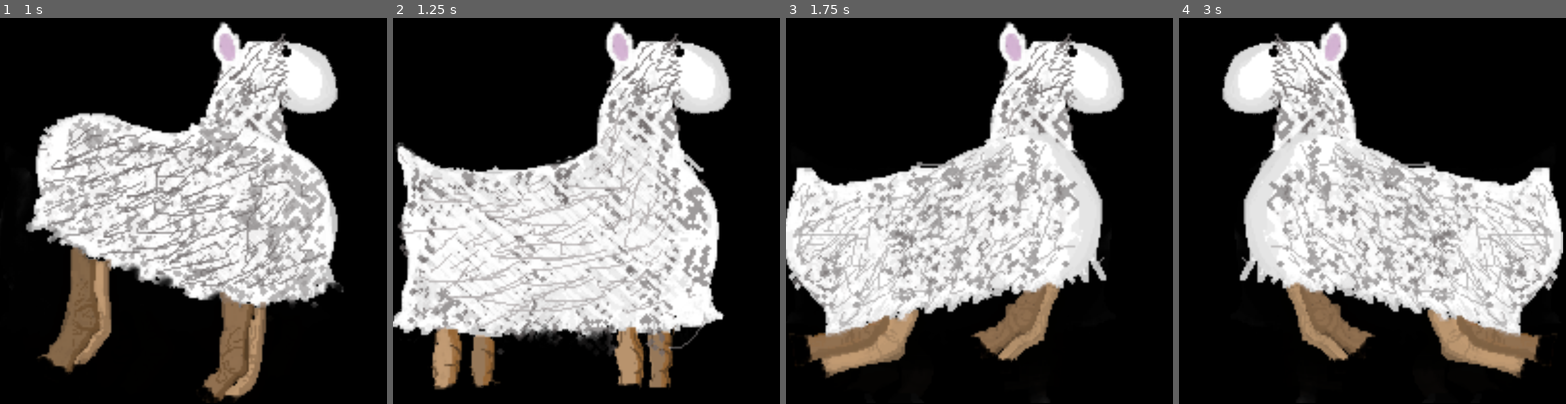
Above: before the commit, frames 1-4 (left to right).
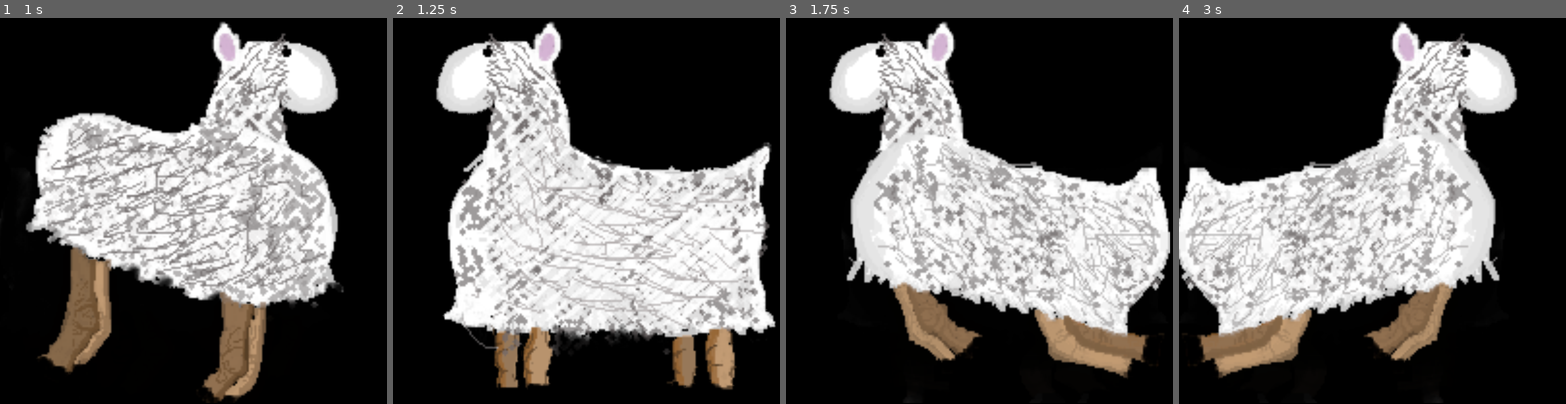
Above: after the commit, the same moments.

Repository: z3r0m3110n-ctrl/desktopPet
Game: Godot game, scene res://mainScene.tscn
Two runs of this game, one before a commit and one after it. Both use one fixed random seed, a clock stepped at 60 frames per second and the inputs below.
Inputs (mouse positions are in pixels of both pictures, inside the frame that each line leads up to):
- Up to frame 1 (1 s): tap Enter at 0.5 s; drag from (189, 207) to (232, 126) at 0.52 s
- Up to frame 2 (1.25 s): no input
- Up to frame 3 (1.75 s): drag from (902, 230) to (960, 288) at 1.27 s
- Up to frame 4 (3 s): move the mouse to (1411, 126) at 2.02 s; hold Right 2.03-2.75 s; tap Alt at 2.1 s; click (1411, 126) at 2.17 s; drag from (1353, 288) to (1256, 153) at 2.77 s

Frame 1 is identical in both runs. In frame 2, 52% of the frame differs, in the area x 0-99%, y 0-97%; in frame 3, 53%, in the area x 0-100%, y 0-94%; in frame 4, 53%.
Error after the commit: Invalid access of index '0' on a base object of type: 'PackedStringArray'. (res://main_scene.gd:109)

Commit message:
feat: added speech and personality

Diff:
--- a/mainScene.tscn
+++ b/mainScene.tscn
@@ -17,6 +17,7 @@
 [ext_resource type="Texture2D" uid="uid://cay5okgyitsvt" path="res://images/sleep-6.png" id="9_kpsh6"]
 [ext_resource type="Texture2D" uid="uid://rhemsetke25s" path="res://images/sleep-7.png" id="10_3qdnn"]
 [ext_resource type="Texture2D" uid="uid://b458287ggny84" path="res://images/sleep-8.png" id="11_s7pqw"]
+[ext_resource type="Texture2D" uid="uid://0o1krbovysgv" path="res://images/z.png" id="18_auxaw"]
 
 [sub_resource type="AtlasTexture" id="AtlasTexture_kpsh6"]
 atlas = ExtResource("1_iwpey")
@@ -204,3 +205,18 @@
 [node name="CollisionShape2D" type="CollisionShape2D" parent="Area2D" unique_id=1491512083]
 position = Vector2(0.49249995, 0.49499995)
 shape = SubResource("RectangleShape2D_d7q6v")
+
+[node name="CPUParticles2D" type="CPUParticles2D" parent="." unique_id=365926331]
+position = Vector2(10, 20)
+emitting = false
+amount = 5
+texture = ExtResource("18_auxaw")
+explosiveness = 0.26
+randomness = 0.33
+lifetime_randomness = 0.25
+tangential_accel_max = 1.0
+scale_amount_min = 2.0
+scale_amount_max = 2.0
+
+[node name="Timer" type="Timer" parent="." unique_id=1852215338]
+wait_time = 5.0
--- a/main_scene.gd
+++ b/main_scene.gd
@@ -11,6 +11,16 @@
 # dragging
 var is_dragging = false
 var drag_offset = Vector2()
+
+# personaliyy
+var happiness = 0
+var bored_count = 0
+
+# voices
+var voices = DisplayServer.tts_get_voices_for_language("en")
+var phrases_happy = ["Happy to see you, my friend!", "How is your day going?", "What's up?"]
+var phrases_angry = ["Finally!", "Where were you?", "I was so bored!"]
+var phrases_mid = ["Nice to see you!", "Thanks!", "Hello there!"]
 
 @onready var animated_sprite = $AnimatedSprite2D
 @onready var area = $Area2D
@@ -31,6 +41,11 @@
 		var mouse_pos = Vector2(DisplayServer.mouse_get_position())
 		var new_win_pos = mouse_pos - drag_offset
 		DisplayServer.window_set_position(Vector2i(new_win_pos))
+		speed = randi_range(700, 1000) # set a random speed
+		if is_idling:
+			is_idling = false
+			animated_sprite.play("walk")
+			$CPUParticles2D.emitting = false
 		return
 
 	if is_idling:
@@ -39,6 +54,7 @@
 			is_idling = false
 			speed = randi_range(700, 1000) # set a random speed
 			animated_sprite.play("walk")
+			$CPUParticles2D.emitting = false
 		return
 
 
@@ -46,9 +62,11 @@
 	window_position.x = clamp(window_position.x,0,screen_size.x - window_size.x)
 	window_position.y = clamp(window_position.y,0,screen_size.y - window_size.y)
 	speed -= randi_range(0, 2) # slow down a random amount
+	print("Happy:", happiness)
+	print("Bored:", bored_count)
 	if speed < 0:
 		speed = 0
-	print(speed)
+	#print(speed)
 	window_position += direction * speed * delta
 	#print(window_position)
 	DisplayServer.window_set_position(Vector2i(window_position))
@@ -62,21 +80,38 @@
 
 	maybe_idle()
 
+# is the pet idling
 func maybe_idle():
 	if speed < 5 and randf() < 0.3:
 		is_idling = true
 		idle_timer = randf_range(3.0, 5.0)
 		animated_sprite.play("rest")
+		bored_count += 1
+		if bored_count > 3:
+			happiness -= 1
 
+
+		$CPUParticles2D.emitting = true
 
 func _on_area_input(_viewport, event, _shape_idx):
 	#print("input received: ", event)
 	# drag the pet if it is pressed and dragged by the mouse
 	if event is InputEventMouseButton and event.button_index == MOUSE_BUTTON_LEFT:
 		if event.pressed:
+			bored_count = 0
+			if happiness < 10:
+				happiness += 1
+			if happiness >= 5:
+				DisplayServer.tts_speak(phrases_happy.pick_random(), voices[0],50,2,0)
+			elif happiness < 1:
+				DisplayServer.tts_speak(phrases_angry.pick_random(), voices[0],50,2,0)
+			else:
+				DisplayServer.tts_speak(phrases_mid.pick_random(), voices[0],50,1.2,0)
 			is_dragging = true
 			var mouse_pos = Vector2(DisplayServer.mouse_get_position())
 			var win_pos = Vector2(DisplayServer.window_get_position())
 			drag_offset = mouse_pos - win_pos
+
+
 		else:
 			is_dragging = false
--- a/project.godot
+++ b/project.godot
@@ -14,6 +14,10 @@
 run/main_scene="uid://bglotedw8wr6e"
 config/features=PackedStringArray("4.7", "GL Compatibility")
 config/icon="res://icon.svg"
+
+[audio]
+
+general/text_to_speech=true
 
 [display]
 
Binary file added: images/z.png
Not shown, added: images/z.png.import
